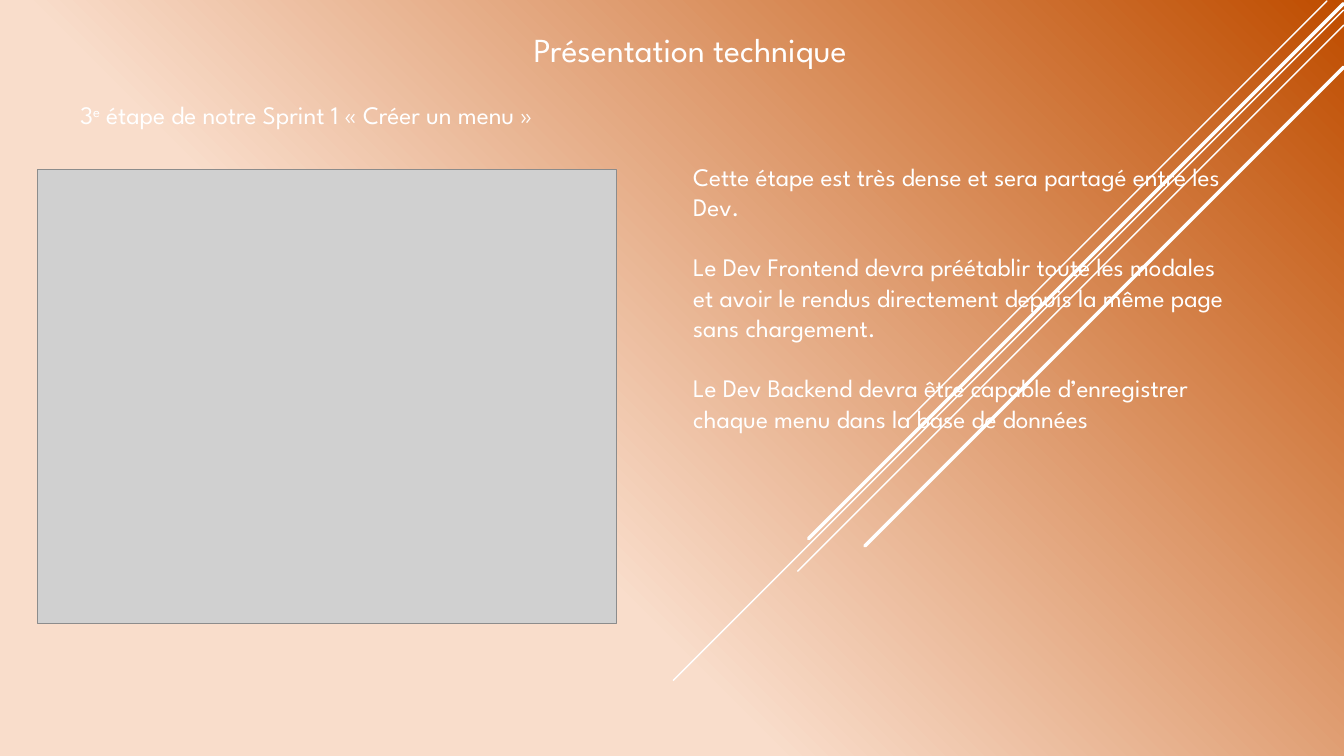
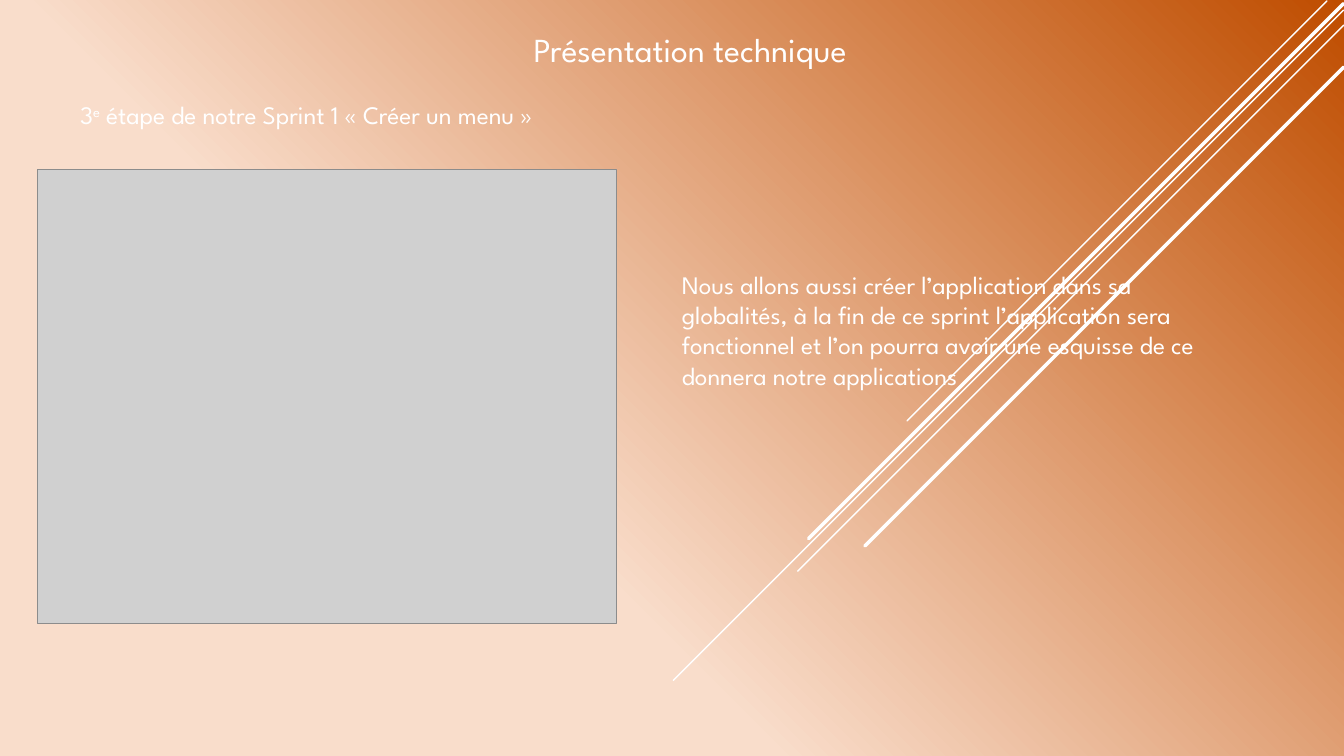
Before and after one commit to JordanKlashi/Projet-7, a slide deck: slide 9 of presentation/Présentation de la solution technique.pptx (slide 8 before the commit). Drawn at 1344x756 pixels with LibreOffice and Linux fonts; fonts in the diff are those of the drawing; grey boxes stand for pictures. Boxes give left, top, right and bottom in pixels: in the first picture for what was removed or moved away, otherwise in the second. Text is boxed around its words. In the diff, an @@ line names an element or a change of style, - is before the commit and + after.

```diff
--- a/presentation/Présentation de la solution technique.pptx
+++ b/presentation/Présentation de la solution technique.pptx
@@ text at [682,268,1193,393]: text changed @@
-Cette étape est très dense et sera partagé entre les Dev.
-Le Dev Frontend devra préétablir toute les modales et avoir le rendus directement depuis la même page sans chargement.
-Le Dev Backend devra être capable d’enregistrer chaque menu dans la base de données
+Nous allons aussi créer l’application dans sa globalités, à la fin de ce sprint l’application sera fonctionnel et l’on pourra avoir une esquisse de ce donnera notre applications
```
Also in this commit, not shown: 10 other slides changed, 3 slides added, 3 slides removed, 10 other files.
